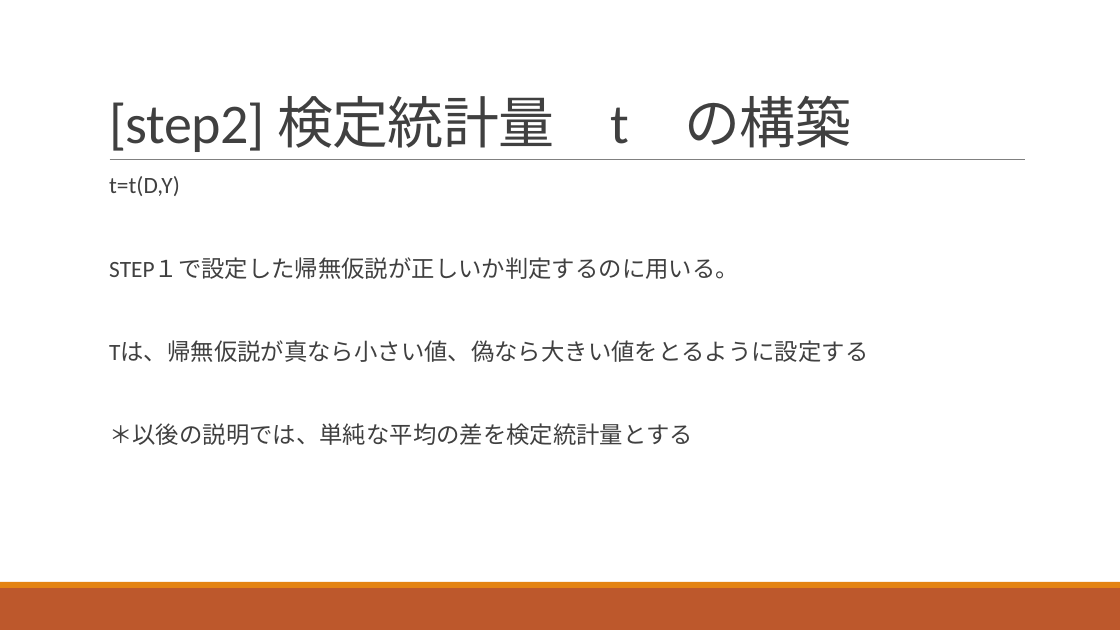
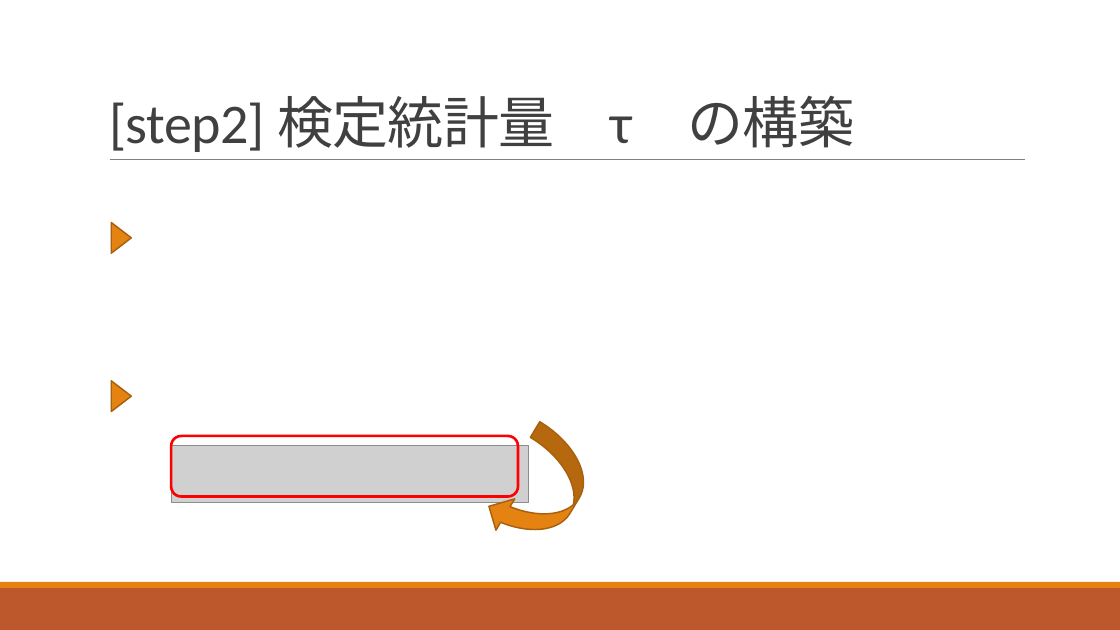
Before and after one commit to ritsuecon/owanseminar, a slide deck: slide 67 of 03-pocm/01-pocm_slides.pptx (slide 69 before the commit). Drawn at 1120x630 pixels with LibreOffice and Linux fonts; fonts in the diff are those of the drawing; grey boxes stand for pictures. Boxes give left, top, right and bottom in pixels: in the first picture for what was removed or moved away, otherwise in the second. Text is boxed around its words. In the diff, an @@ line names an element or a change of style, - is before the commit and + after.

```diff
--- a/03-pocm/01-pocm_slides.pptx
+++ b/03-pocm/01-pocm_slides.pptx
@@ title at [109, 96, 854, 152]: text changed @@
-[step2] 検定統計量 t の構築
+[step2] 検定統計量 τ の構築
@@ text removed at [109, 176, 868, 445] @@
-  t=t(D,Y)
-  STEP１で設定した帰無仮説が正しいか判定するのに用いる。
-  Tは、帰無仮説が真なら小さい値、偽なら大きい値をとるように設定する
-  ＊以後の説明では、単純な平均の差を検定統計量とする
@@ triangle added at [111, 222, 131, 253], fill #E48312, outline #A9610D 1.25 pt @@
@@ triangle added at [111, 381, 131, 412], fill #E48312, outline #A9610D 1.25 pt @@
@@ picture added at [171, 445, 528, 502] @@
@@ rounded rectangle added at [171, 436, 518, 497], outline #FF0000 2.25 pt @@
@@ curved down arrow added at [479, 422, 602, 560], fill #E48312, outline #A9610D 1.25 pt @@
```
Also in this commit, not shown: 12 other slides changed, 15 slides added, 11 slides removed.
